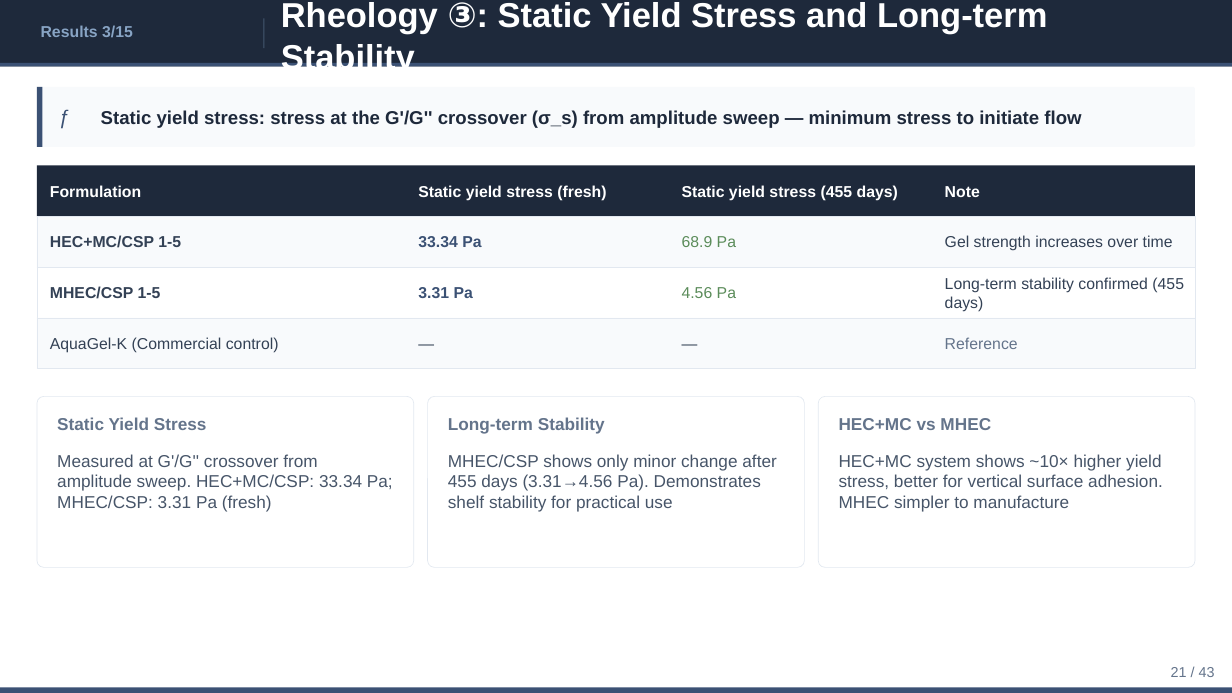
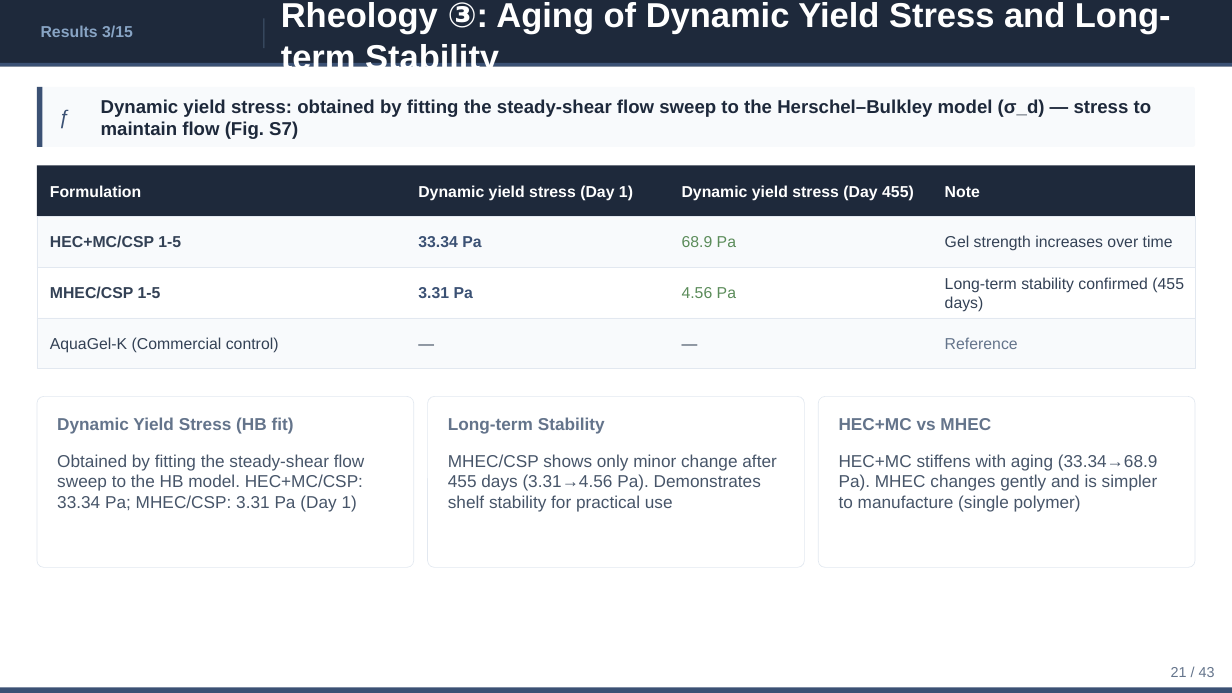
Before and after one commit to ytaisei0525-design/my-first-claude, a slide deck: slide 21 of slides_en.pptx. Drawn at 1232x693 pixels with LibreOffice and Linux fonts; fonts in the diff are those of the drawing. Boxes give left, top, right and bottom in pixels: in the first picture for what was removed or moved away, otherwise in the second. Text is boxed around its words. In the diff, an @@ line names an element or a change of style, - is before the commit and + after.

```diff
--- a/slides_en.pptx
+++ b/slides_en.pptx
@@ text at (x1=281, y1=2, x2=1171, y2=76): text changed @@
-Rheology ③: Static Yield Stress and Long-term Stability
+Rheology ③: Aging of Dynamic Yield Stress and Long-term Stability
@@ text at (x1=101, y1=99, x2=1152, y2=139): text changed @@
-Static yield stress: stress at the G'/G'' crossover (σ_s) from amplitude sweep — minimum stress to initiate flow
+Dynamic yield stress: obtained by fitting the steady-shear flow sweep to the Herschel–Bulkley model (σ_d) — stress to maintain flow (Fig. S7)
@@ text at (x1=418, y1=185, x2=633, y2=201): text changed @@
-Static yield stress (fresh)
+Dynamic yield stress (Day 1)
@@ text at (x1=682, y1=185, x2=914, y2=201): text changed @@
-Static yield stress (455 days)
+Dynamic yield stress (Day 455)
@@ text at (x1=57, y1=417, x2=294, y2=434): text changed @@
-Static Yield Stress
+Dynamic Yield Stress (HB fit)
@@ text at (x1=57, y1=454, x2=365, y2=512): text changed @@
-Measured at G'/G'' crossover from amplitude sweep. HEC+MC/CSP: 33.34 Pa; MHEC/CSP: 3.31 Pa (fresh)
+Obtained by fitting the steady-shear flow sweep to the HB model. HEC+MC/CSP: 33.34 Pa; MHEC/CSP: 3.31 Pa (Day 1)
@@ text at (x1=839, y1=454, x2=1158, y2=512): text changed @@
-HEC+MC system shows ~10× higher yield stress, better for vertical surface adhesion. MHEC simpler to manufacture
+HEC+MC stiffens with aging (33.34→68.9 Pa). MHEC changes gently and is simpler to manufacture (single polymer)
```
Also in this commit, not shown: 1 slide added, 1 slide removed, 4 other files.
